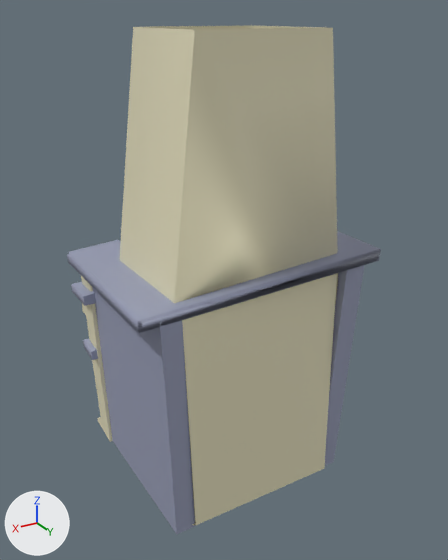
One commit to the FBX model Assets/Props - FBX/props_Cheminee.fbx: the scene before it, then after it.
Camera for both pictures: a 50 mm lens placed at (3.95, 7.67, 6.18), pointed at (-0.1, 0.91, 2.8). Arrows for +X, +Y and +Z are at lower left; the lights stay in place. The first picture is the older version.

Before the edit, the objects in view are built like this:
```python
me_cube_015 = bpy.data.meshes.new('Cube.015')
me_cube_015.from_pydata(...)  # 832 vertices, 742 faces; spans x -1.69..1.7, y -0.72..2.22, z -0.04..6.04
# faces by material slot: [513, 186, 43]
me_cube_015.materials.append(mat_material_119)  # beige #e7e1bf
me_cube_015.materials.append(mat_material_120)  # greyish blue #999fb8
me_cube_015.materials.append(mat_material_121)  # dark blue #392d73
ob_cube_003 = bpy.data.objects.new('Cube.003', me_cube_015)
ob_cube_003.location = (0.0, 0.0, 0.0)
```
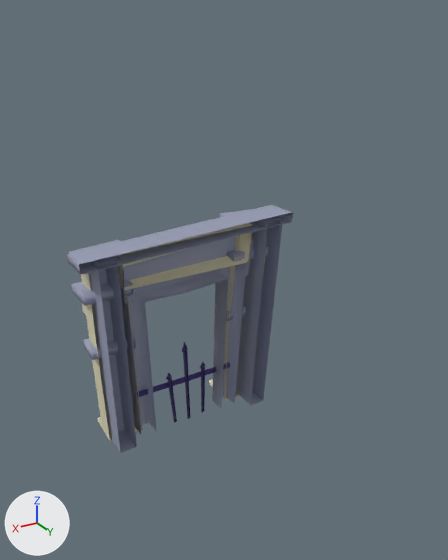
What changed in the scene script:
```text
Change me_cube_015:
    used by ob_cube_003; location = (0.0, 0.0, 0.0)
    remove me_cube_015.from_pydata(...)  # 832 vertices, 742 faces; spans x -1.69..1.7, y -0.72..2.22, z -0.04..6.04
    add me_cube_015.from_pydata(...)  # 784 vertices, 698 faces; spans x -1.69..1.7, y -0.72..0.34, z -0.04..3.38
    me_cube_015 part 1
    66 vertices are removed from x -1.69..1.7, y -0.13..2.22, z -0.02..6.04
    67 faces are deleted
    18 vertices are added at x -1.69..1.7, y -0.28..0.34, z -0.02..3.38
    23 new faces join them, mat_material_120 (greyish blue #999fb8)
```

Boxes [x1, y1, x2, y2] around the edits, measured in the pictures (448 x 560 px):
'Cube.003', reshaped (28% narrower, 51% shorter)
    before: [67, 25, 381, 534]
    after: [67, 205, 293, 453]
